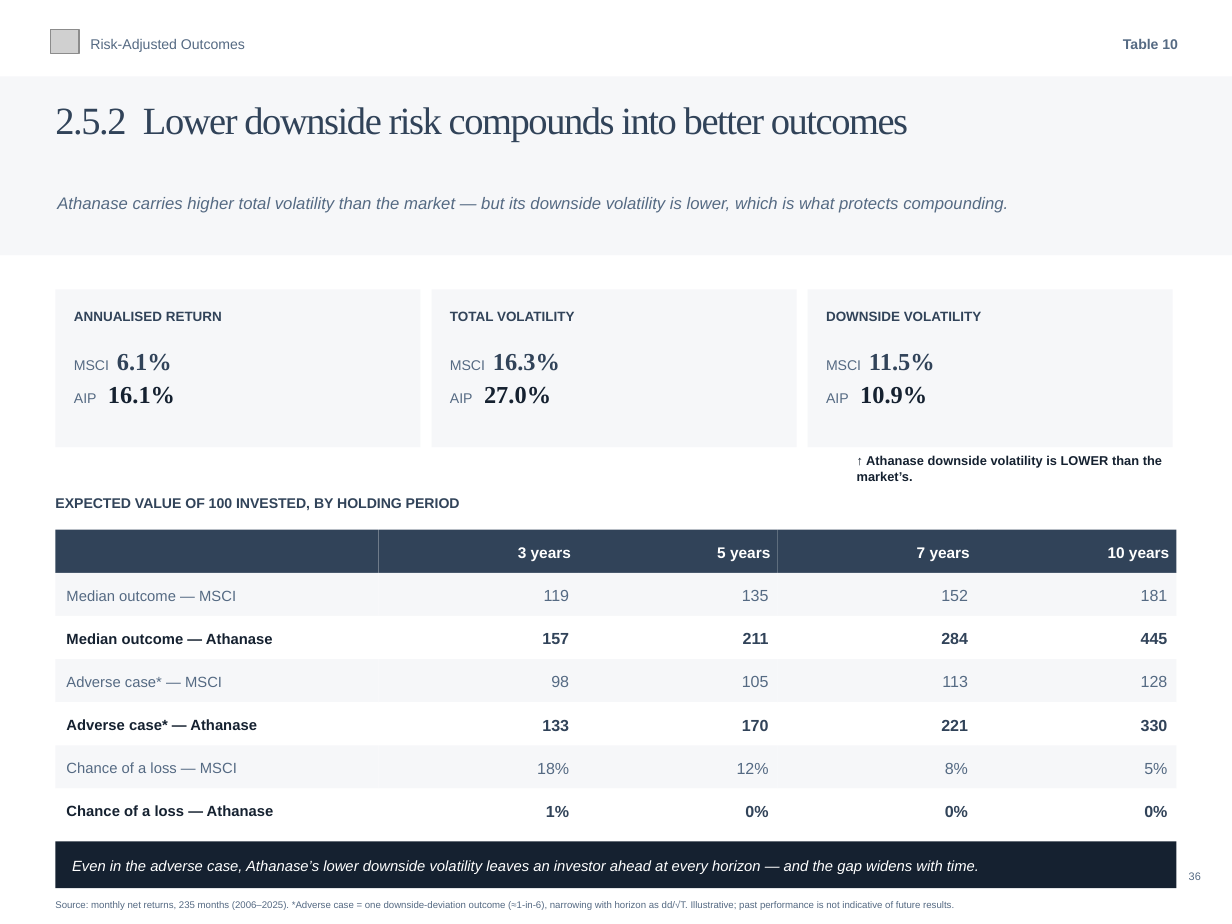
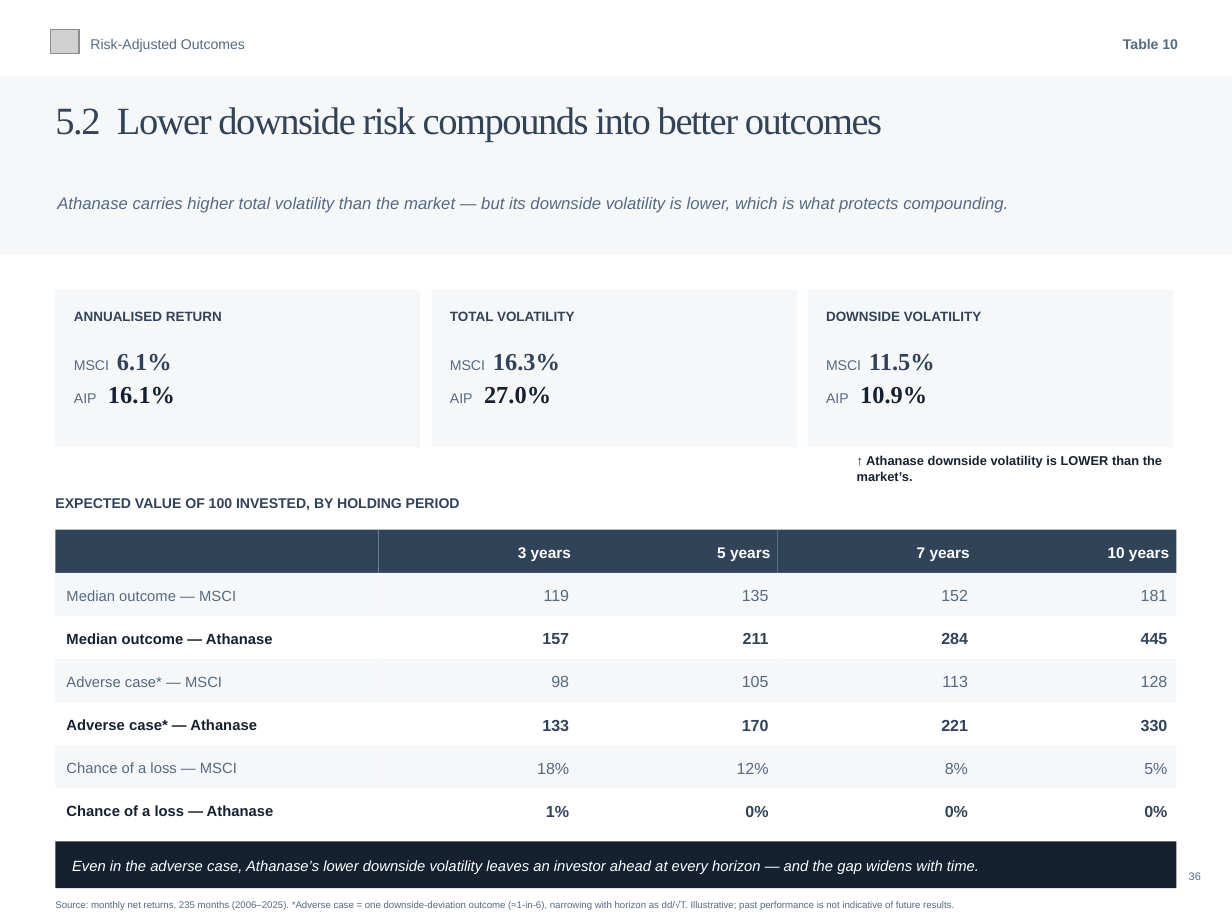
Before and after one commit to charette-lab/Claude, a slide deck: slide 39 of Athanase_Engaged_Ownership_Allocator_Deck.pptx. Drawn at 1232x924 pixels with LibreOffice and Linux fonts; fonts in the diff are those of the drawing; grey boxes stand for pictures. Boxes give left, top, right and bottom in pixels: in the first picture for what was removed or moved away, otherwise in the second. Text is boxed around its words. In the diff, an @@ line names an element or a change of style, - is before the commit and + after.

```diff
--- a/Athanase_Engaged_Ownership_Allocator_Deck.pptx
+++ b/Athanase_Engaged_Ownership_Allocator_Deck.pptx
@@ text at <box>55,107,882,142</box>: text changed @@
-2.5.2 Lower downside risk compounds into better outcomes
+5.2 Lower downside risk compounds into better outcomes
```
Also in this commit, not shown: 39 other slides changed, 1 other file.
